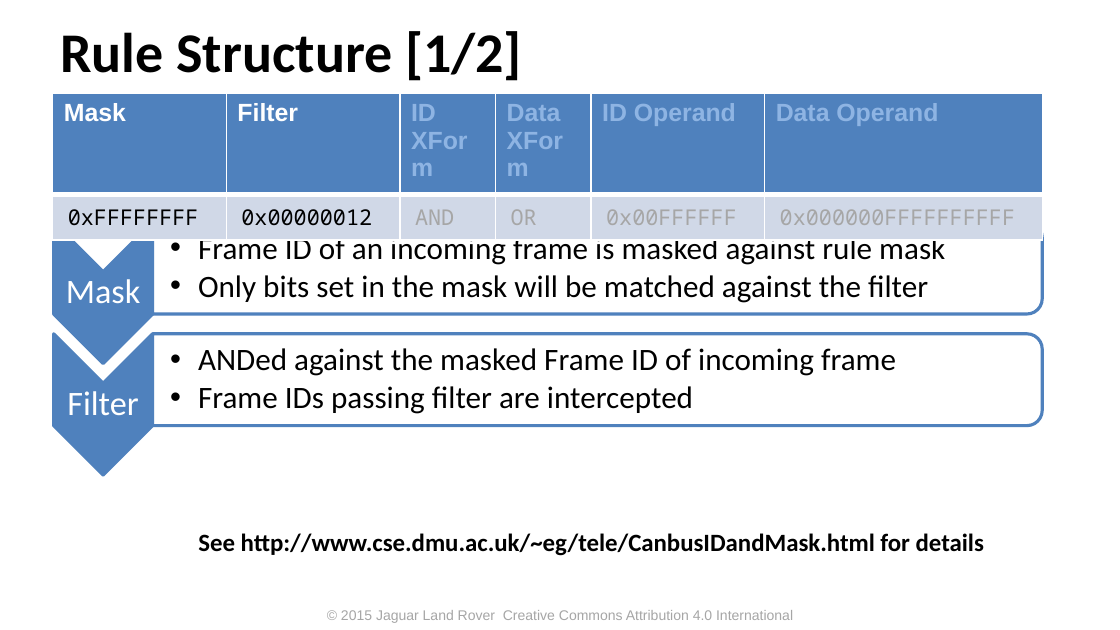
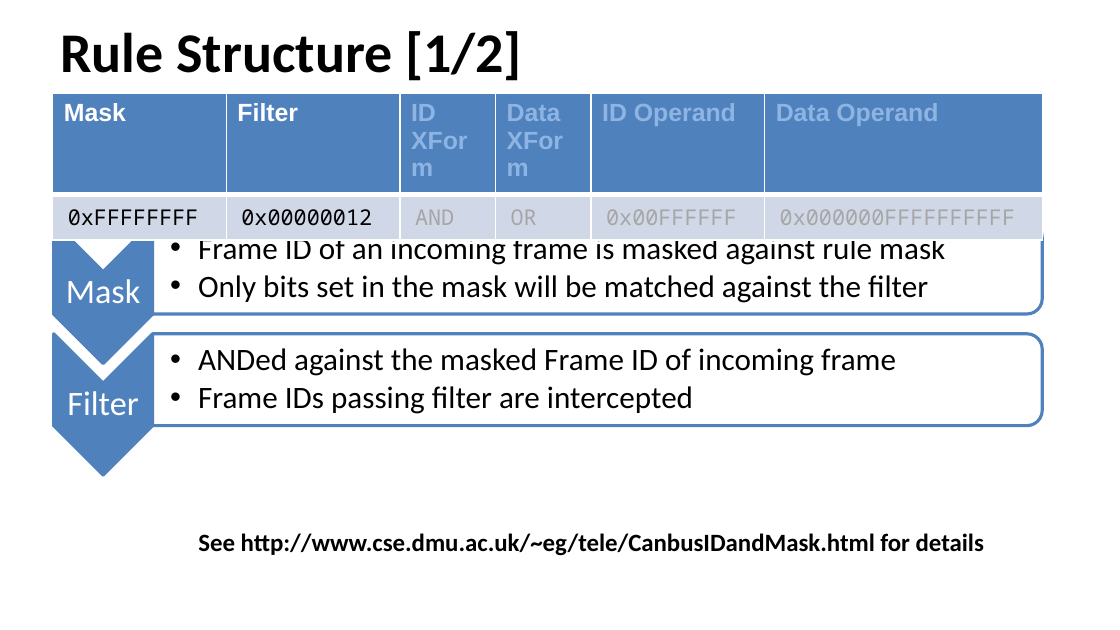
Before and after one commit to PDXostc/canfw, a slide deck: slide 6 of doc/CAN Firewall.pptx. Drawn at 1120x630 pixels with LibreOffice and Linux fonts; fonts in the diff are those of the drawing; background and template pictures are left out. Boxes give left, top, right and bottom in pixels: in the first picture for what was removed or moved away, otherwise in the second. Text is boxed around its words. In the diff, an @@ line names an element or a change of style, - is before the commit and + after.

```diff
--- a/doc/CAN Firewall.pptx
+++ b/doc/CAN Firewall.pptx
@@ text removed at <box>341,610,793,623</box> @@
-© 2015 Jaguar Land Rover Creative Commons Attribution 4.0 International
```
Also in this commit, not shown: 20 other slides changed, 1 slide added, 1 other file.
